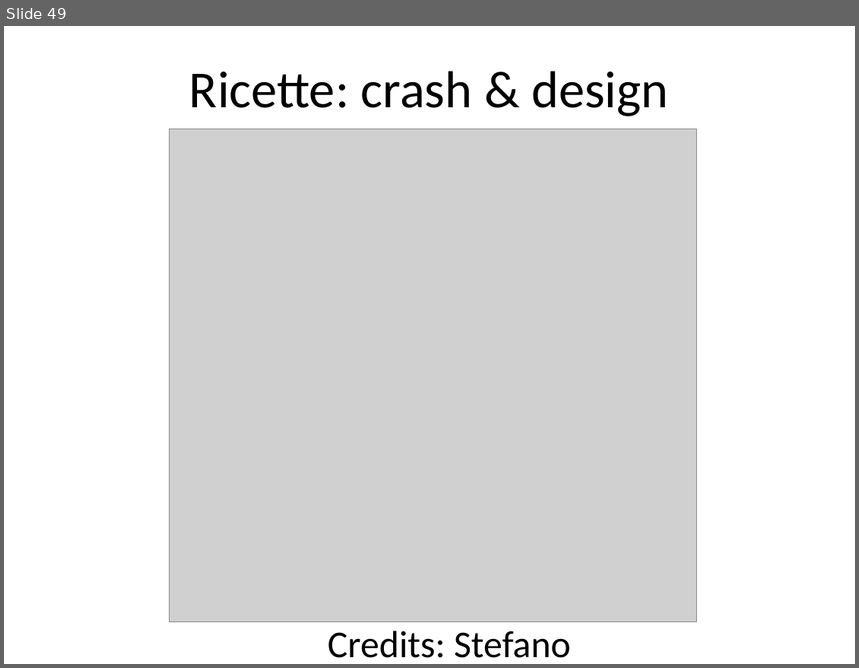
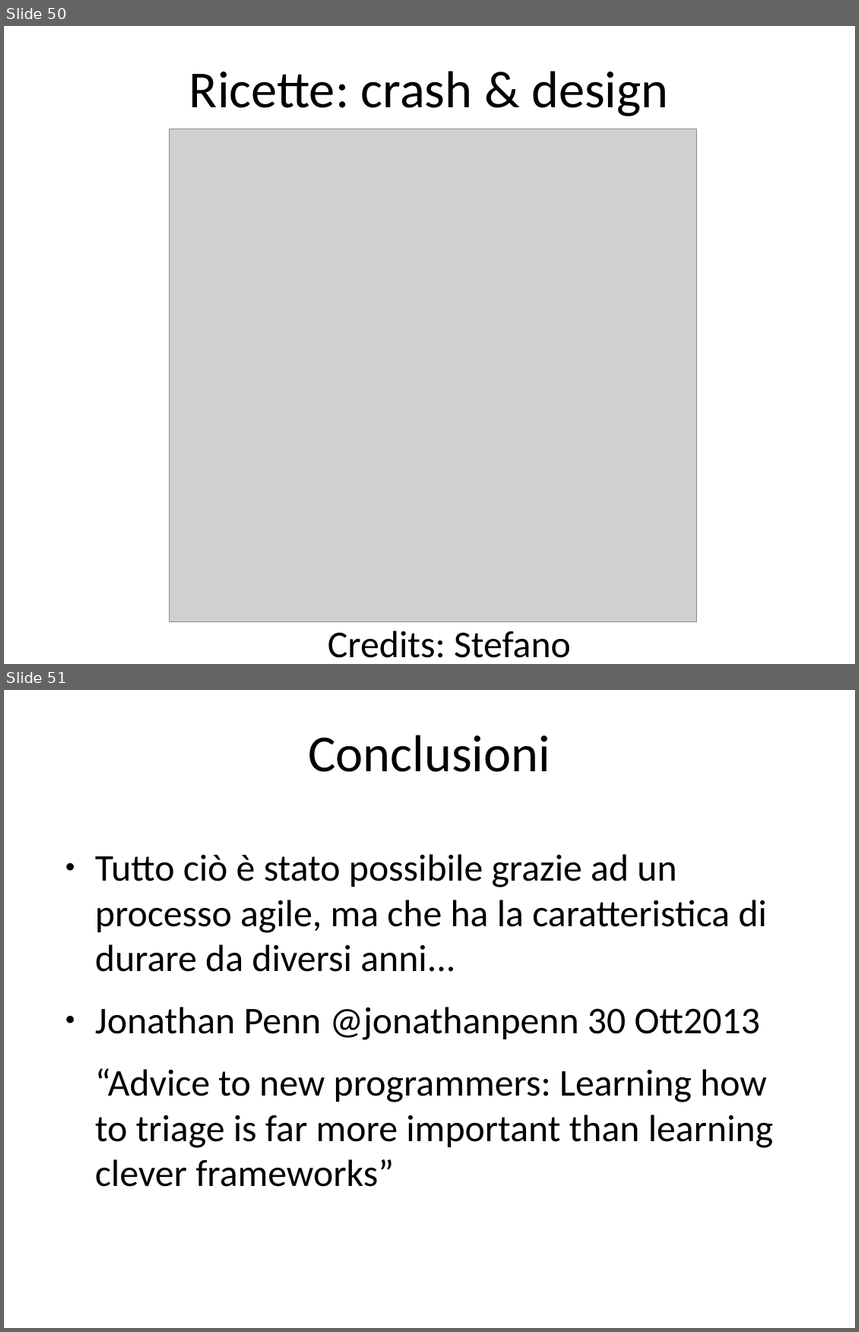
Before and after one commit to rramirez-tec-mx/Repo, a slide deck: La salute del software.odp. Shown one above the other, each under a label of ours: slide 49 before the commit, slides 50 and 51 after it. The pictures are 859x668 and 859x1332 pixels, drawn with LibreOffice and Linux fonts; fonts in the diff are those of the drawing; grey boxes stand for pictures. Boxes give left, top, right and bottom in pixels: in the first picture for what was removed or moved away, otherwise in the second. Text is boxed around its words. In the diff, an @@ line names an element or a change of style, - is before the commit and + after.

```diff
--- a/La salute del software.odp
+++ b/La salute del software.odp
@@ slide 51 added at bbox=[4, 690, 855, 1328], background #FFFFFF @@
@@ title added at bbox=[308, 735, 550, 772], 44 pt, text #000000 @@
+Conclusioni
@@ text added at bbox=[95, 854, 773, 1187], 32 pt, text #000000 @@
+● Tutto ciò è stato possibile grazie ad un processo agile, ma che ha la caratteristica di durare da diversi anni...
+● Jonathan Penn @jonathanpenn 30 Ott2013
+“Advice to new programmers: Learning how to triage is far more important than learning clever frameworks”
@@ what was slide 49 is now slide 50 @@
```
Also in this commit, not shown: 1 other slide added, 1 slide removed.
